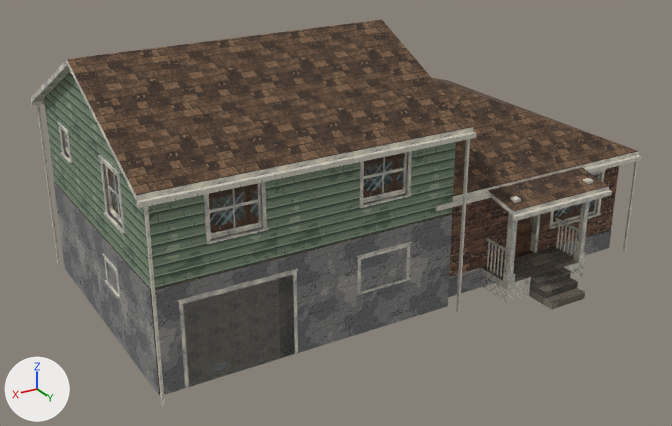
The glTF model THE_VEIL_ASSETS_V2/03_Residential/House_Variants/RES_House_SplitLevel_B.glb: old version first, new version second.
Both versions are drawn from a camera (50 mm lens) standing at (12.91, 15.01, 12.27) and looking at (0.31, -5.99, 1.77). The axes (+X, +Y, +Z) are drawn at lower left. The lights are the same throughout. The older version comes first. Objects named as collision shapes, trigger or cutter boxes, shadow casters or lower levels of detail are left out. Where no turn or scale is listed for an object, it has been applied to the vertices. Vertices at exactly the same position are counted once.

In view in the first picture: 'INT_GarageDoor_Garage', 'RES_House_SplitLevel_B_Exterior', 'RES_House_SplitLevel_B_Interior' and 2 more.
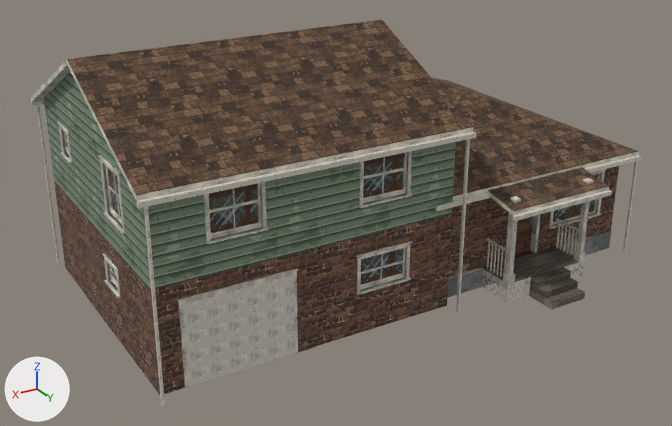
Location of each change, [x1, y1, x2, y2] in pixels of the pictures (672 x 426 px):
```json
{"part": 1, "of": "me_res_house_splitlevel_b_exterior", "change": "deleted", "before": [76, 274, 402, 373]}
{"part": 2, "of": "me_res_house_splitlevel_b_exterior", "change": "cut back", "before": [54, 128, 452, 395], "after": [76, 128, 363, 261]}
```

The change, as JSON lines over the scene's bpy script:
```json
{"block": "me_res_house_splitlevel_b_exterior", "where": "# used by ob_res_house_splitlevel_b_exterior; location = (0.0, 0.0, 0.0)"}
{"op": "remove", "block": "me_res_house_splitlevel_b_exterior", "code": "me_res_house_splitlevel_b_exterior.from_pydata(...)  # 2106 vertices, 3194 faces; spans x -7.9..7.3, y -12.1..-0.9, z 0.0..7.1"}
{"op": "add", "block": "me_res_house_splitlevel_b_exterior", "code": "me_res_house_splitlevel_b_exterior.from_pydata(...)  # 2004 vertices, 3074 faces; spans x -7.9..7.3, y -12.1..-0.9, z 0.0..7.1"}
{"block": "me_res_house_splitlevel_b_exterior", "change": "me_res_house_splitlevel_b_exterior part 1: 8 loose pieces with 64 vertices, spanning x -1.1..7.1, y -10.1..-2.5, z 0.2..0.4, are deleted"}
{"block": "me_res_house_splitlevel_b_exterior", "change": "me_res_house_splitlevel_b_exterior part 2"}
{"block": "me_res_house_splitlevel_b_exterior", "change": "38 vertices are removed from x -1.1..7.1, y -10.1..-2.5, z 0.0..2.7"}
{"block": "me_res_house_splitlevel_b_exterior", "change": "58 faces are deleted"}
{"block": "me_res_house_splitlevel_b_exterior", "change": "18 new faces join them, mat_m_arch_sidinggreen"}
```
